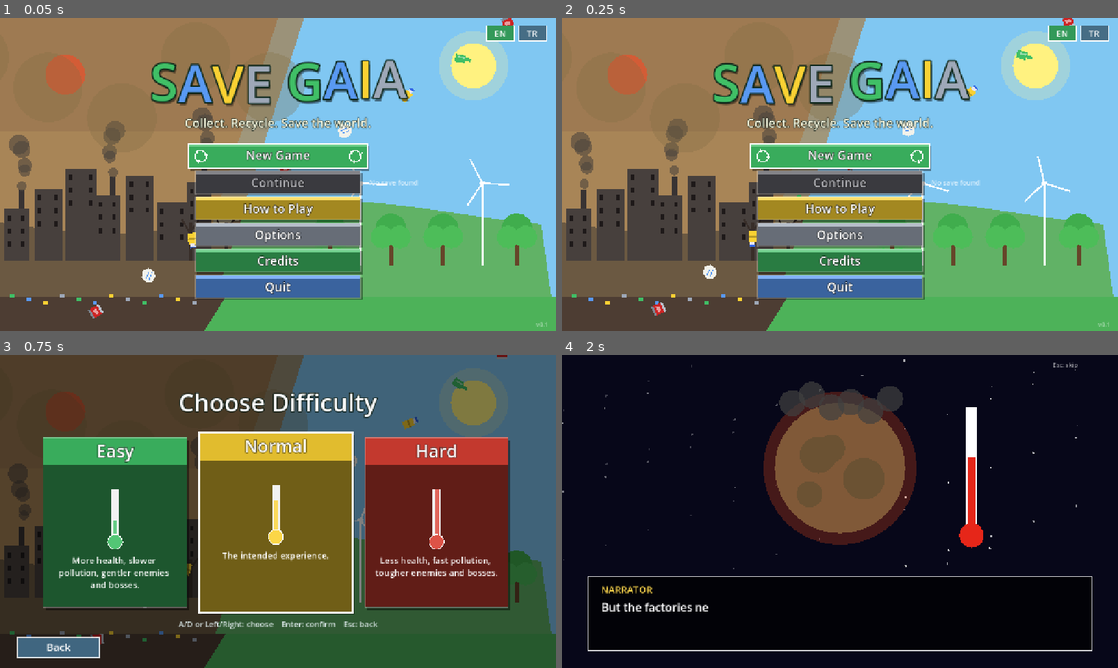
Above: before the commit, frames 1-4 (two rows, left to right).
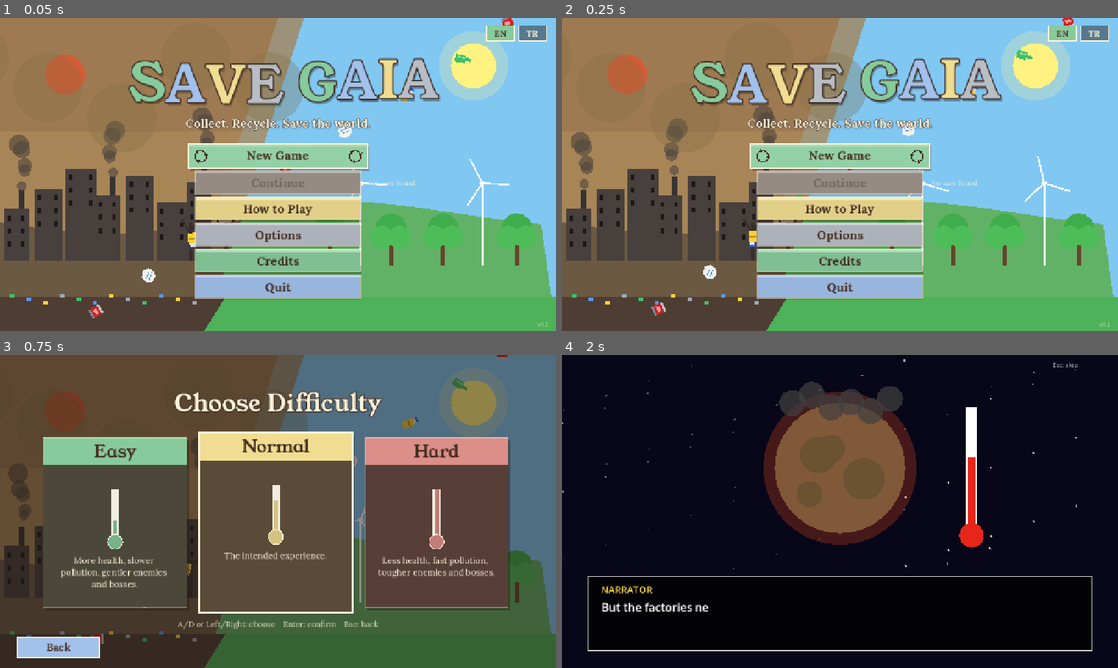
Above: after the commit, the same moments.

Repository: yagmur991/cop
Game: Godot game, scene res://main.tscn
The game is run twice, just before and just after one commit, with the same random seed, the same clock (stepped at 60 frames per second) and the same inputs.
Inputs (mouse positions are in pixels of both pictures, inside the frame that each line leads up to):
- Up to frame 1 (0.05 s): no input
- Up to frame 2 (0.25 s): no input
- Up to frame 3 (0.75 s): tap Enter (ui_accept) at 0.5 s; move the mouse to (400, 495) at 0.52 s; hold D (right) from 0.53 s (still down); tap J (attack) at 0.6 s; click (400, 495) at 0.67 s
- Up to frame 4 (2 s): keep holding D (right); tap Space (jump) at 0.77, 1.52 s; tap Enter (ui_accept) at 1.25 s; move the mouse to (728, 527) at 1.27 s; tap X at 1.35 s

The runs differ from the first frame. In frame 1, 21% of the frame differs, in the area x 23-99%, y 2-99%; in frame 2, 21%; in frame 3, 48%, in the area x 3-92%, y 11-97%; in frame 4, nothing differs.

Commit message:
made some changes to the fonts

Diff:
--- a/scripts/menu.gd
+++ b/scripts/menu.gd
@@ -8,6 +8,16 @@
 
 const HowToS = preload("res://scripts/howto.gd")
 const ArtS = preload("res://scripts/art.gd")
+
+# Cozy fonts (OFL licensed, see assets/fonts)
+const FontTitle: Font = preload("res://assets/fonts/YoungSerif-Regular.ttf")
+const FontBtn: Font = preload("res://assets/fonts/Lora-Bold.ttf")
+const FontText: Font = preload("res://assets/fonts/Lora-Regular.ttf")
+
+# Cozy palette: warm cream text, cocoa ink, soft outlines
+const CREAM := Color(1.0, 0.96, 0.86)
+const COCOA := Color(0.27, 0.18, 0.13)
+const OUTLINE := Color(0.24, 0.17, 0.13)
 
 var is_pause := false
 var page := "main"
@@ -251,7 +261,7 @@
     if page == "howto":
         return
     if is_pause:
-        draw_rect(Rect2(0, 0, 1280, 720), Color(0, 0, 0, 0.72))
+        draw_rect(Rect2(0, 0, 1280, 720), Color(0.1, 0.07, 0.05, 0.72))
     else:
         _draw_background()
     match page:
@@ -265,99 +275,109 @@
             _draw_credits()
 
 
-func _outlined(text: String, pos: Vector2, width: float, size: int, col: Color, outline := 8) -> void:
-    var f := ThemeDB.fallback_font
-    draw_string_outline(f, pos, text, HORIZONTAL_ALIGNMENT_CENTER, width, size, outline, Color(0.04, 0.1, 0.07))
+# Mutes a color: lower saturation, slightly lifted value (pastel / cozy look)
+func _soft(c: Color) -> Color:
+    return Color.from_hsv(c.h, c.s * 0.5, lerpf(c.v, 0.88, 0.35))
+
+
+func _outlined(text: String, pos: Vector2, width: float, size: int, col: Color, outline := 6, f: Font = FontBtn) -> void:
+    draw_string_outline(f, pos, text, HORIZONTAL_ALIGNMENT_CENTER, width, size, outline, OUTLINE)
     draw_string(f, pos, text, HORIZONTAL_ALIGNMENT_CENTER, width, size, col)
 
 
 func _draw_title(center_x: float, y: float, size: int) -> void:
-    var f := ThemeDB.fallback_font
+    var f: Font = FontTitle
     var title := Loc.t("game_title")
     var total := f.get_string_size(title, HORIZONTAL_ALIGNMENT_LEFT, -1, size).x
     var x := center_x - total / 2.0
-    var cols := [GameState.trash_colors["glass"], GameState.trash_colors["paper"], GameState.trash_colors["plastic"], GameState.trash_colors["metal"]]
+    var cols := [_soft(GameState.trash_colors["glass"]), _soft(GameState.trash_colors["paper"]), _soft(GameState.trash_colors["plastic"]), _soft(GameState.trash_colors["metal"])]
     var ci := 0
     for i in title.length():
         var ch := title.substr(i, 1)
         var w := f.get_string_size(ch, HORIZONTAL_ALIGNMENT_LEFT, -1, size).x
         if ch != " ":
             var pos := Vector2(x, y + sin(t * 2.0 + i * 0.6) * 6.0)
-            draw_string(f, pos + Vector2(4, 7), ch, HORIZONTAL_ALIGNMENT_LEFT, -1, size, Color(0, 0, 0, 0.45))
-            draw_string_outline(f, pos, ch, HORIZONTAL_ALIGNMENT_LEFT, -1, size, 14, Color(0.05, 0.15, 0.1))
+            draw_string(f, pos + Vector2(4, 7), ch, HORIZONTAL_ALIGNMENT_LEFT, -1, size, Color(0.15, 0.1, 0.07, 0.35))
+            draw_string_outline(f, pos, ch, HORIZONTAL_ALIGNMENT_LEFT, -1, size, 12, OUTLINE)
             draw_string(f, pos, ch, HORIZONTAL_ALIGNMENT_LEFT, -1, size, cols[ci % 4])
             ci += 1
         x += w
 
 
+# Shared "slab" look for buttons and option rows
+func _slab(rr: Rect2, base: Color, selected: bool) -> void:
+    draw_rect(Rect2(rr.position + Vector2(3, 5), rr.size), Color(0.15, 0.09, 0.06, 0.3))
+    draw_rect(rr, base.lightened(0.1) if selected else base.darkened(0.06))
+    draw_rect(Rect2(rr.position, Vector2(rr.size.x, 6)), base.lightened(0.3))
+    draw_rect(rr, CREAM if selected else Color(CREAM, 0.5), false, 3.0 if selected else 2.0)
+
+
 func _btn(r: Rect2, label: String, col: Color, selected: bool, enabled: bool = true) -> void:
-    var f := ThemeDB.fallback_font
     var rr := r
     if selected:
         rr = r.grow_individual(16, 3, 16, 3)
-    var base := col if enabled else Color(0.35, 0.35, 0.38)
-    draw_rect(Rect2(rr.position + Vector2(4, 5), rr.size), Color(0, 0, 0, 0.4))
-    draw_rect(rr, base.darkened(0.1) if selected else base.darkened(0.35))
-    draw_rect(Rect2(rr.position, Vector2(rr.size.x, 7)), base.lightened(0.25))
-    draw_rect(rr, Color.WHITE if selected else Color(1, 1, 1, 0.25), false, 3.0 if selected else 2.0)
-    var tcol := Color.WHITE if enabled else Color(0.7, 0.7, 0.72)
-    draw_string_outline(f, rr.position + Vector2(0, 37), label, HORIZONTAL_ALIGNMENT_CENTER, rr.size.x, 28, 6, Color(0, 0, 0, 0.8))
-    draw_string(f, rr.position + Vector2(0, 37), label, HORIZONTAL_ALIGNMENT_CENTER, rr.size.x, 28, tcol)
+    var base := col if enabled else Color(0.62, 0.58, 0.55)
+    _slab(rr, base, selected)
+    var tcol := COCOA if enabled else Color(0.45, 0.4, 0.37)
+    draw_string(FontBtn, rr.position + Vector2(0, 37), label, HORIZONTAL_ALIGNMENT_CENTER, rr.size.x, 28, tcol)
     if selected:
-        ArtS.recycle(self, Vector2(rr.position.x + 28, rr.get_center().y), 13.0, t * 2.0, Color.WHITE)
-        ArtS.recycle(self, Vector2(rr.end.x - 28, rr.get_center().y), 13.0, -t * 2.0, Color.WHITE)
+        ArtS.recycle(self, Vector2(rr.position.x + 28, rr.get_center().y), 13.0, t * 2.0, COCOA)
+        ArtS.recycle(self, Vector2(rr.end.x - 28, rr.get_center().y), 13.0, -t * 2.0, COCOA)
 
 
 func _btn_cols() -> Array:
-    return [GameState.trash_colors["glass"], GameState.trash_colors["paper"], GameState.trash_colors["plastic"], GameState.trash_colors["metal"], GameState.trash_colors["glass"], GameState.trash_colors["paper"]]
+    var g: Color = _soft(GameState.trash_colors["glass"])
+    var p: Color = _soft(GameState.trash_colors["paper"])
+    var pl: Color = _soft(GameState.trash_colors["plastic"])
+    var m: Color = _soft(GameState.trash_colors["metal"])
+    return [g, p, pl, m, g, p]
 
 
 func _draw_main() -> void:
-    var f := ThemeDB.fallback_font
+    var f: Font = FontText
     if is_pause:
-        draw_rect(Rect2(400, 130, 480, 520), Color(0.07, 0.14, 0.12, 0.95))
-        draw_rect(Rect2(400, 130, 480, 520), Color(0.4, 0.9, 0.5), false, 3.0)
-        _outlined(Loc.t("p_title"), Vector2(400, 220), 480.0, 54, Color.WHITE)
-        draw_string(f, Vector2(410, 625), Loc.t("p_note"), HORIZONTAL_ALIGNMENT_CENTER, 460.0, 15, Color(0.7, 0.85, 0.75))
+        draw_rect(Rect2(400, 130, 480, 520), Color(0.16, 0.12, 0.1, 0.95))
+        draw_rect(Rect2(400, 130, 480, 520), Color(0.62, 0.74, 0.6), false, 3.0)
+        _outlined(Loc.t("p_title"), Vector2(400, 220), 480.0, 54, CREAM, 8, FontTitle)
+        draw_string(f, Vector2(410, 625), Loc.t("p_note"), HORIZONTAL_ALIGNMENT_CENTER, 460.0, 15, Color(0.85, 0.8, 0.7))
     else:
         _draw_title(640.0, 190.0, 118)
-        _outlined(Loc.t("tagline"), Vector2(0, 252), 1280.0, 28, Color(1, 1, 0.9), 6)
+        _outlined(Loc.t("tagline"), Vector2(0, 252), 1280.0, 28, CREAM, 5)
         # language chips
         var cn := ["EN", "TR"]
         for i in 2:
             var r := _chip_rect(i)
             var on := (Loc.lang == "en" and i == 0) or (Loc.lang == "tr" and i == 1)
-            draw_rect(r, Color(0.2, 0.6, 0.35) if on else Color(0, 0, 0, 0.45))
-            draw_rect(r, Color.WHITE, false, 2.0)
-            draw_string(f, r.position + Vector2(0, 25), cn[i], HORIZONTAL_ALIGNMENT_CENTER, r.size.x, 20, Color.WHITE)
-        draw_string(f, Vector2(0, 710), "v0.1", HORIZONTAL_ALIGNMENT_RIGHT, 1262.0, 14, Color(1, 1, 1, 0.6))
+            draw_rect(r, _soft(GameState.trash_colors["glass"]) if on else Color(0.15, 0.1, 0.07, 0.45))
+            draw_rect(r, CREAM, false, 2.0)
+            draw_string(FontBtn, r.position + Vector2(0, 25), cn[i], HORIZONTAL_ALIGNMENT_CENTER, r.size.x, 20, COCOA if on else CREAM)
+        draw_string(f, Vector2(0, 710), "v0.1", HORIZONTAL_ALIGNMENT_RIGHT, 1262.0, 14, Color(CREAM, 0.7))
     var items := _items()
     var cols := _btn_cols()
     for i in items.size():
         var id: String = items[i][0]
         _btn(_item_rect(i), Loc.t(items[i][1]), cols[i % cols.size()], i == sel, _enabled(id))
         if id == "continue" and not _enabled(id) and not is_pause:
-            draw_string(f, _item_rect(i).position + Vector2(400, 33), Loc.t("m_nosave"), HORIZONTAL_ALIGNMENT_LEFT, -1, 16, Color(1, 1, 1, 0.7))
+            draw_string(f, _item_rect(i).position + Vector2(400, 33), Loc.t("m_nosave"), HORIZONTAL_ALIGNMENT_LEFT, -1, 16, Color(CREAM, 0.75))
 
 
 func _draw_back(hover_mouse: bool = true) -> void:
-    var f := ThemeDB.fallback_font
     var hover := back_rect.has_point(get_local_mouse_position())
-    draw_rect(back_rect, Color(0.25, 0.4, 0.5) if not hover else Color(0.35, 0.55, 0.65))
-    draw_rect(back_rect, Color(1, 1, 1, 0.8), false, 2.0)
-    draw_string(f, back_rect.position + Vector2(0, 31), Loc.t("o_back"), HORIZONTAL_ALIGNMENT_CENTER, back_rect.size.x, 24, Color.WHITE)
+    var c: Color = _soft(GameState.trash_colors["paper"])
+    draw_rect(back_rect, c.lightened(0.1) if hover else c)
+    draw_rect(back_rect, Color(CREAM, 0.9), false, 2.0)
+    draw_string(FontBtn, back_rect.position + Vector2(0, 31), Loc.t("o_back"), HORIZONTAL_ALIGNMENT_CENTER, back_rect.size.x, 24, COCOA)
 
 
 func _panel_bg() -> void:
     if not is_pause:
-        draw_rect(Rect2(0, 0, 1280, 720), Color(0, 0, 0, 0.5))
+        draw_rect(Rect2(0, 0, 1280, 720), Color(0.12, 0.08, 0.06, 0.5))
 
 
 func _draw_difficulty() -> void:
-    var f := ThemeDB.fallback_font
     _panel_bg()
-    _outlined(Loc.t("d_title"), Vector2(0, 130), 1280.0, 56, Color.WHITE)
-    var cols := [GameState.trash_colors["glass"], GameState.trash_colors["plastic"], Color(0.85, 0.25, 0.2)]
+    _outlined(Loc.t("d_title"), Vector2(0, 130), 1280.0, 56, CREAM, 8, FontTitle)
+    var cols := [_soft(GameState.trash_colors["glass"]), _soft(GameState.trash_colors["plastic"]), _soft(Color(0.85, 0.25, 0.2))]
     var names := ["d_easy", "d_normal", "d_hard"]
     var descs := ["d_easy_desc", "d_normal_desc", "d_hard_desc"]
     for i in 3:
@@ -367,28 +387,26 @@
             r = r.grow(12)
             r.position.y += sin(t * 4.0) * 4.0
         var c: Color = cols[i]
-        draw_rect(Rect2(r.position + Vector2(5, 6), r.size), Color(0, 0, 0, 0.45))
-        draw_rect(r, c.darkened(0.55))
-        draw_rect(Rect2(r.position, Vector2(r.size.x, 64)), c.darkened(0.1))
-        draw_rect(r, Color.WHITE if on else Color(1, 1, 1, 0.3), false, 4.0 if on else 2.0)
-        draw_string_outline(f, r.position + Vector2(0, 46), Loc.t(names[i]), HORIZONTAL_ALIGNMENT_CENTER, r.size.x, 40, 6, Color(0, 0, 0, 0.7))
-        draw_string(f, r.position + Vector2(0, 46), Loc.t(names[i]), HORIZONTAL_ALIGNMENT_CENTER, r.size.x, 40, Color.WHITE)
+        draw_rect(Rect2(r.position + Vector2(5, 6), r.size), Color(0.15, 0.09, 0.06, 0.4))
+        draw_rect(r, Color(0.25, 0.19, 0.16).lerp(c, 0.15))
+        draw_rect(Rect2(r.position, Vector2(r.size.x, 64)), c)
+        draw_rect(r, CREAM if on else Color(CREAM, 0.35), false, 4.0 if on else 2.0)
+        draw_string(FontTitle, r.position + Vector2(0, 46), Loc.t(names[i]), HORIZONTAL_ALIGNMENT_CENTER, r.size.x, 40, COCOA)
         # thermometer
         var tc := Vector2(r.get_center().x, r.position.y + 210)
-        draw_rect(Rect2(tc + Vector2(-9, -90), Vector2(18, 110)), Color(0.95, 0.95, 0.95))
+        draw_rect(Rect2(tc + Vector2(-9, -90), Vector2(18, 110)), Color(0.95, 0.93, 0.88))
         var lvl := (i + 1) / 3.0
-        draw_rect(Rect2(tc + Vector2(-5, 16 - 106.0 * lvl), Vector2(10, 106.0 * lvl)), c.lightened(0.2))
-        draw_circle(tc + Vector2(0, 30), 17.0, c.lightened(0.1))
-        draw_circle(tc + Vector2(0, 30), 17.0, Color.WHITE, false, 2.0)
-        draw_multiline_string(f, r.position + Vector2(24, 290), Loc.t(descs[i]), HORIZONTAL_ALIGNMENT_CENTER, r.size.x - 48.0, 20, 4, Color.WHITE)
-    draw_string(f, Vector2(0, 626), Loc.t("nav_hint_lr"), HORIZONTAL_ALIGNMENT_CENTER, 1280.0, 18, Color(0.85, 0.9, 0.9))
+        draw_rect(Rect2(tc + Vector2(-5, 16 - 106.0 * lvl), Vector2(10, 106.0 * lvl)), c.darkened(0.12))
+        draw_circle(tc + Vector2(0, 30), 17.0, c.darkened(0.12))
+        draw_circle(tc + Vector2(0, 30), 17.0, CREAM, false, 2.0)
+        draw_multiline_string(FontText, r.position + Vector2(24, 290), Loc.t(descs[i]), HORIZONTAL_ALIGNMENT_CENTER, r.size.x - 48.0, 20, 4, CREAM)
+    draw_string(FontText, Vector2(0, 626), Loc.t("nav_hint_lr"), HORIZONTAL_ALIGNMENT_CENTER, 1280.0, 18, Color(CREAM, 0.85))
     _draw_back()
 
 
 func _draw_options() -> void:
-    var f := ThemeDB.fallback_font
     _panel_bg()
-    _outlined(Loc.t("o_title"), Vector2(0, 150), 1280.0, 56, Color.WHITE)
+    _outlined(Loc.t("o_title"), Vector2(0, 150), 1280.0, 56, CREAM, 8, FontTitle)
     var cols := _btn_cols()
     var labels := [Loc.t("o_language"), Loc.t("o_fullscreen"), Loc.t("o_back")]
     var vals := ["<  %s  >" % ("English" if Loc.lang == "en" else "Türkçe"), "<  %s  >" % (Loc.t("o_on") if Loc.fullscreen else Loc.t("o_off")), ""]
@@ -398,26 +416,23 @@
         if on:
             r = r.grow_individual(14, 3, 14, 3)
         var c: Color = cols[i]
-        draw_rect(Rect2(r.position + Vector2(4, 5), r.size), Color(0, 0, 0, 0.4))
-        draw_rect(r, c.darkened(0.1) if on else c.darkened(0.4))
-        draw_rect(Rect2(r.position, Vector2(r.size.x, 7)), c.lightened(0.25))
-        draw_rect(r, Color.WHITE if on else Color(1, 1, 1, 0.25), false, 3.0 if on else 2.0)
+        _slab(r, c, on)
         if i < 2:
-            draw_string(f, r.position + Vector2(24, 46), labels[i], HORIZONTAL_ALIGNMENT_LEFT, -1, 28, Color.WHITE)
-            draw_string(f, r.position + Vector2(0, 46), vals[i], HORIZONTAL_ALIGNMENT_RIGHT, r.size.x - 24.0, 28, Color.WHITE)
+            draw_string(FontBtn, r.position + Vector2(24, 46), labels[i], HORIZONTAL_ALIGNMENT_LEFT, -1, 28, COCOA)
+            draw_string(FontBtn, r.position + Vector2(0, 46), vals[i], HORIZONTAL_ALIGNMENT_RIGHT, r.size.x - 24.0, 28, COCOA)
         else:
-            draw_string(f, r.position + Vector2(0, 46), labels[i], HORIZONTAL_ALIGNMENT_CENTER, r.size.x, 28, Color.WHITE)
+            draw_string(FontBtn, r.position + Vector2(0, 46), labels[i], HORIZONTAL_ALIGNMENT_CENTER, r.size.x, 28, COCOA)
         if on:
-            ArtS.recycle(self, Vector2(r.position.x - 28, r.get_center().y), 13.0, t * 2.0, Color.WHITE)
-    draw_string(f, Vector2(0, 626), Loc.t("nav_hint"), HORIZONTAL_ALIGNMENT_CENTER, 1280.0, 18, Color(0.85, 0.9, 0.9))
+            ArtS.recycle(self, Vector2(r.position.x - 28, r.get_center().y), 13.0, t * 2.0, CREAM)
+    draw_string(FontText, Vector2(0, 626), Loc.t("nav_hint"), HORIZONTAL_ALIGNMENT_CENTER, 1280.0, 18, Color(CREAM, 0.85))
     _draw_back()
 
 
 func _draw_credits() -> void:
     _panel_bg()
-    _outlined(Loc.t("c_title"), Vector2(0, 150), 1280.0, 56, Color.WHITE)
+    _outlined(Loc.t("c_title"), Vector2(0, 150), 1280.0, 56, CREAM, 8, FontTitle)
     for i in 4:
-        _outlined(Loc.t("c_%d" % (i + 1)), Vector2(0, 270 + i * 70), 1280.0, 28, Color(1, 1, 0.9), 6)
+        _outlined(Loc.t("c_%d" % (i + 1)), Vector2(0, 270 + i * 70), 1280.0, 28, CREAM, 5)
     for i in 4:
         ArtS.trash(self, GameState.trash_types[i], Vector2(500 + i * 90, 560 + sin(t * 2.0 + i) * 6.0), 2.0)
     _draw_back()
Binary file added: assets/fonts/Lora-Bold.ttf
Not shown, added: assets/fonts/Lora-Bold.ttf.import
Not shown, added: assets/fonts/Lora-OFL.txt
Binary file added: assets/fonts/Lora-Regular.ttf
Not shown, added: assets/fonts/Lora-Regular.ttf.import
Not shown, added: assets/fonts/YoungSerif-OFL.txt
Binary file added: assets/fonts/YoungSerif-Regular.ttf
Not shown, added: assets/fonts/YoungSerif-Regular.ttf.import
